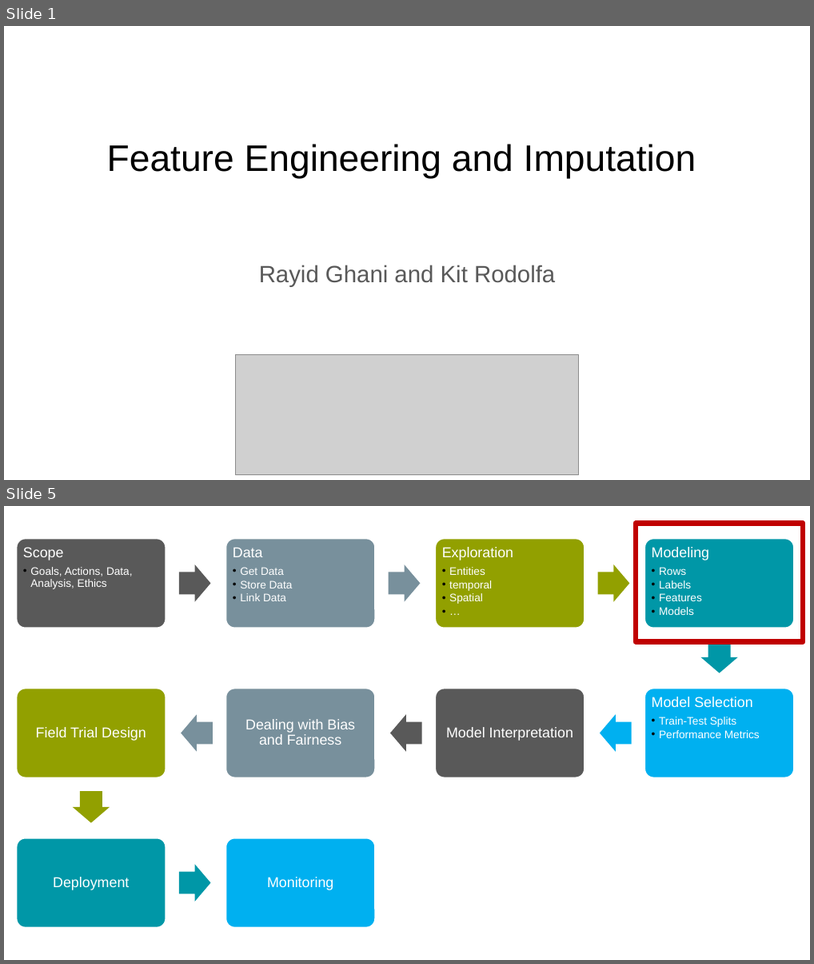
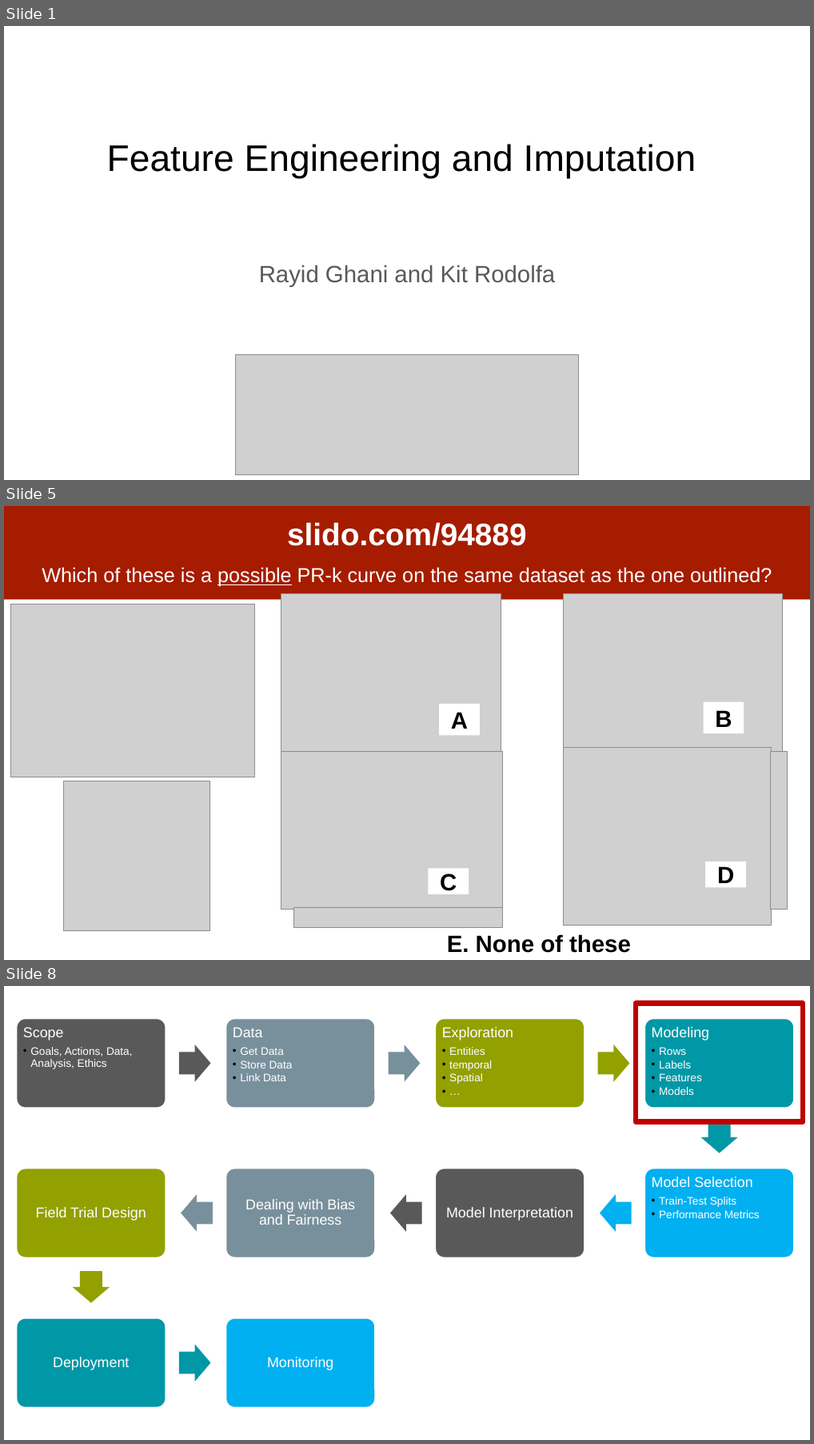
Before and after one commit to dssg/mlforpublicpolicylab, a slide deck: Lectures/12-features-and-imputation.pptx. Shown one above the other, each under a label of ours: slides 1 and 5 before the commit, slides 1, 5 and 8 after it; the slides between them are not shown. The pictures are 814x964 and 814x1444 pixels, drawn with LibreOffice and Linux fonts; fonts in the diff are those of the drawing; grey boxes stand for pictures. Boxes give left, top, right and bottom in pixels: in the first picture for what was removed or moved away, otherwise in the second. Text is boxed around its words. In the diff, an @@ line names an element or a change of style, - is before the commit and + after.

```diff
--- a/Lectures/12-features-and-imputation.pptx
+++ b/Lectures/12-features-and-imputation.pptx
@@ slide 5 added at box(4, 506, 810, 960), background #FFFFFF @@
@@ rectangle added at box(4, 506, 810, 599), fill #A61C00 @@
@@ title added at box(42, 523, 772, 587), 24 pt, text #FFFFFF @@
+slido.com/94889
+Which of these is a possible PR-k curve on the same dataset as the one outlined?
@@ picture added at box(282, 594, 502, 752) @@
@@ picture added at box(563, 594, 783, 752) @@
@@ picture added at box(10, 604, 254, 776) @@
@@ rectangle added at box(439, 704, 480, 736), fill #FFFFFF, 28 pt, text #000000, bold @@
+A
@@ rectangle added at box(704, 702, 745, 733), fill #FFFFFF, 28 pt, text #000000, bold @@
+B
@@ picture added at box(282, 751, 503, 909) @@
@@ picture added at box(563, 748, 772, 925) @@
@@ picture added at box(771, 751, 788, 909) @@
@@ picture added at box(64, 780, 210, 930) @@
@@ rectangle added at box(706, 861, 746, 887), fill #FFFFFF, 28 pt, text #000000, bold @@
+D
@@ rectangle added at box(429, 868, 470, 894), fill #FFFFFF, 28 pt, text #000000, bold @@
+C
@@ picture added at box(294, 908, 503, 928) @@
@@ text added at box(447, 934, 631, 952), 28 pt, text #000000, bold @@
+E. None of these
@@ what was slide 5 is now slide 8 @@
```
Also in this commit, not shown: 5 slides changed, 4 other slides added.
